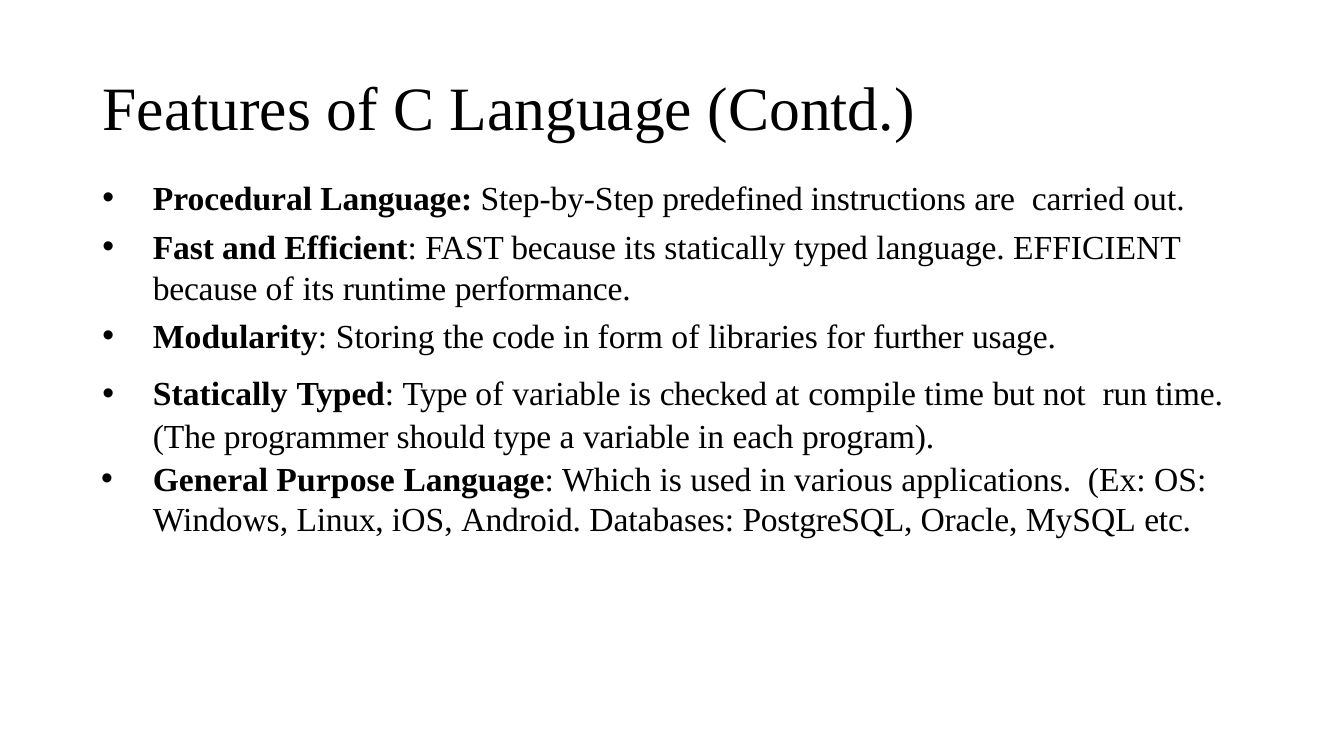
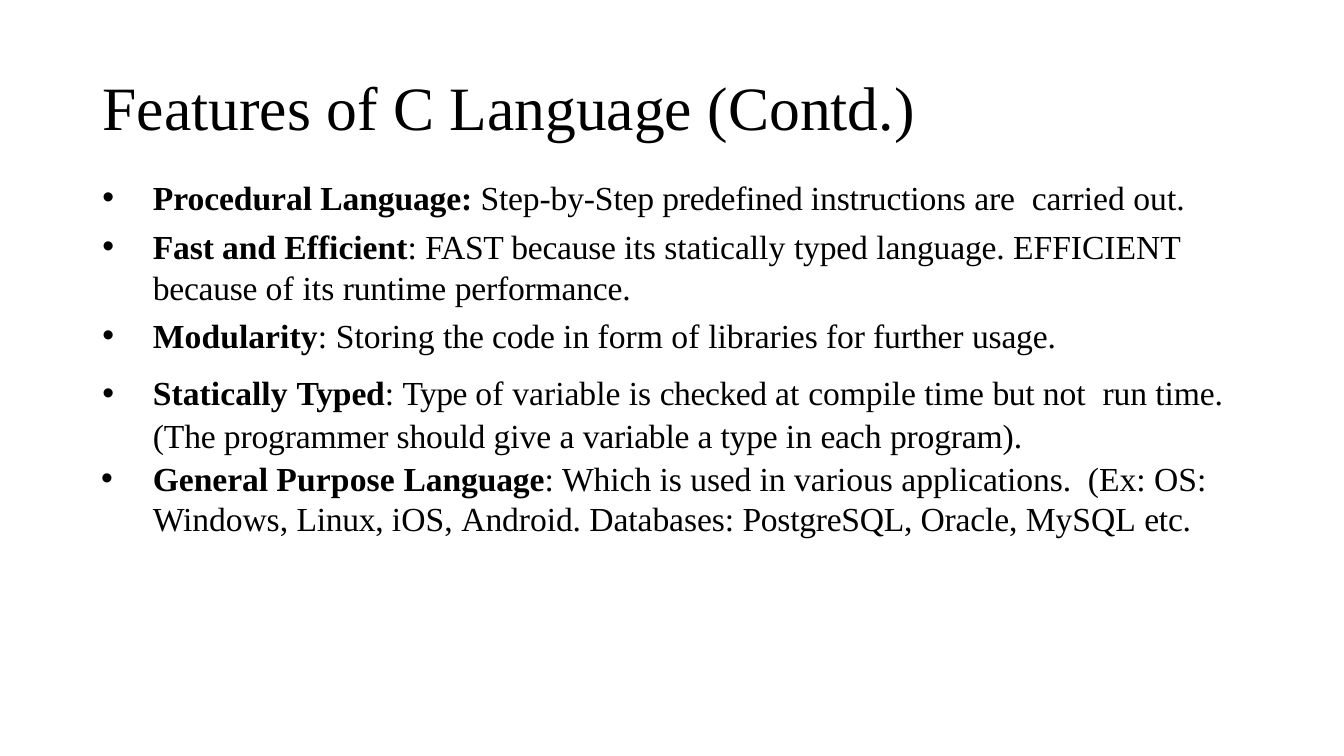
Before and after one commit to danlobo1999/CSI3130-Databases-II, a slide deck: slide 4 of Lab 3/Lab 3 - Introduction to the C programming Language.pptx. Drawn at 1344x756 pixels with LibreOffice and Linux fonts; fonts in the diff are those of the drawing. Boxes give left, top, right and bottom in pixels: in the first picture for what was removed or moved away, otherwise in the second. Text is boxed around its words. In the diff, an @@ line names an element or a change of style, - is before the commit and + after.

```diff
--- a/Lab 3/Lab 3 - Introduction to the C programming Language.pptx
+++ b/Lab 3/Lab 3 - Introduction to the C programming Language.pptx
@@ text at [153,381,1222,454]: text changed @@
-• Statically Typed: Type of variable is checked at compile time but not run time. (The programmer should type a variable in each program).
+• Statically Typed: Type of variable is checked at compile time but not run time. (The programmer should give a variable a type in each program).
```
Also in this commit, not shown: 7 other files.
